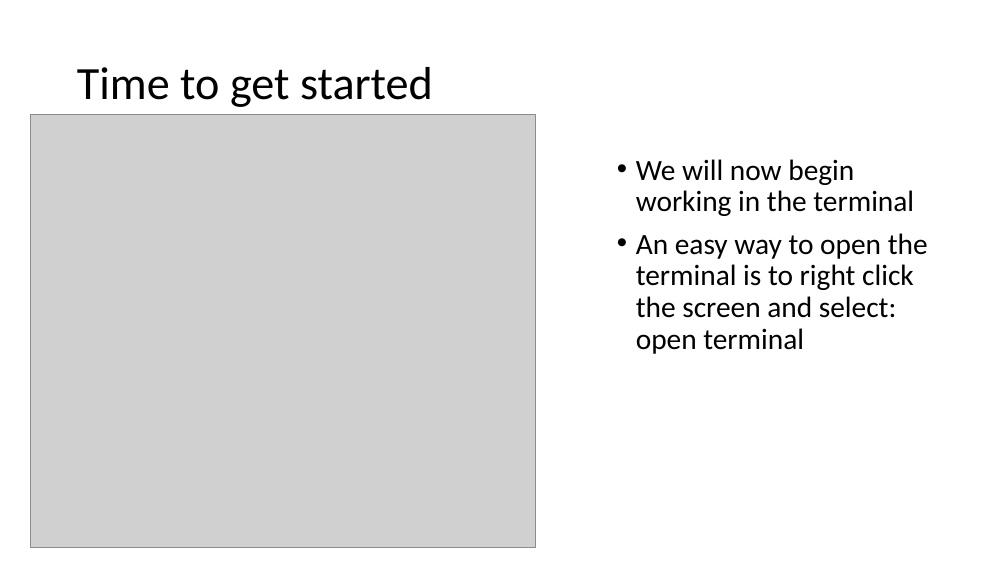
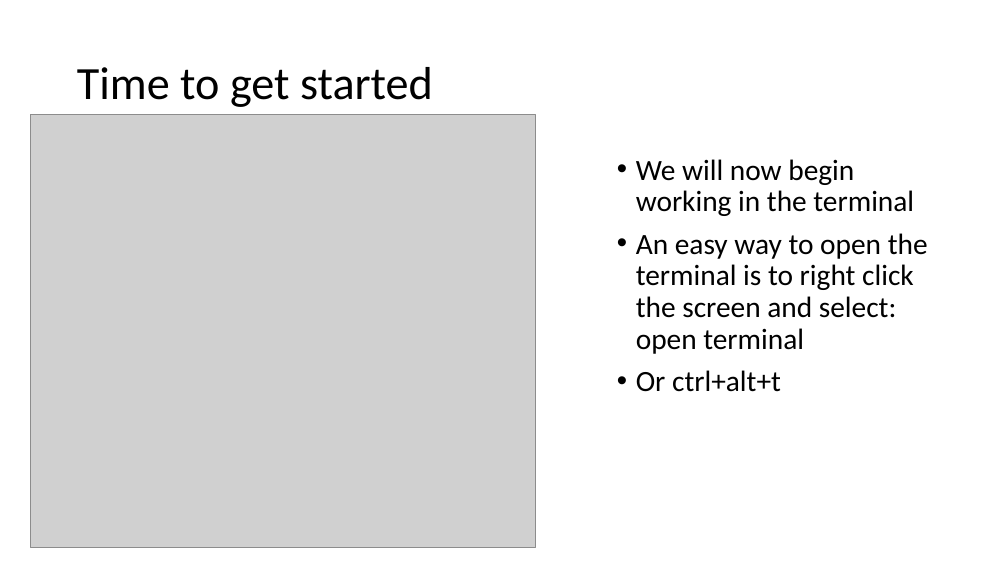
Before and after one commit to JacobLMiller/BTArobot, a slide deck: slide 5 of Tutorials/MainTutorial.pptx. Drawn at 1008x567 pixels with LibreOffice and Linux fonts; fonts in the diff are those of the drawing; grey boxes stand for pictures. Boxes give left, top, right and bottom in pixels: in the first picture for what was removed or moved away, otherwise in the second. Text is boxed around its words. In the diff, an @@ line names an element or a change of style, - is before the commit and + after.

```diff
--- a/Tutorials/MainTutorial.pptx
+++ b/Tutorials/MainTutorial.pptx
@@ text at <box>636,370,781,392</box>: paragraph added @@
+• Or ctrl+alt+t
```
Also in this commit, not shown: 3 other slides changed, 7 slides added, 2 slides removed.
